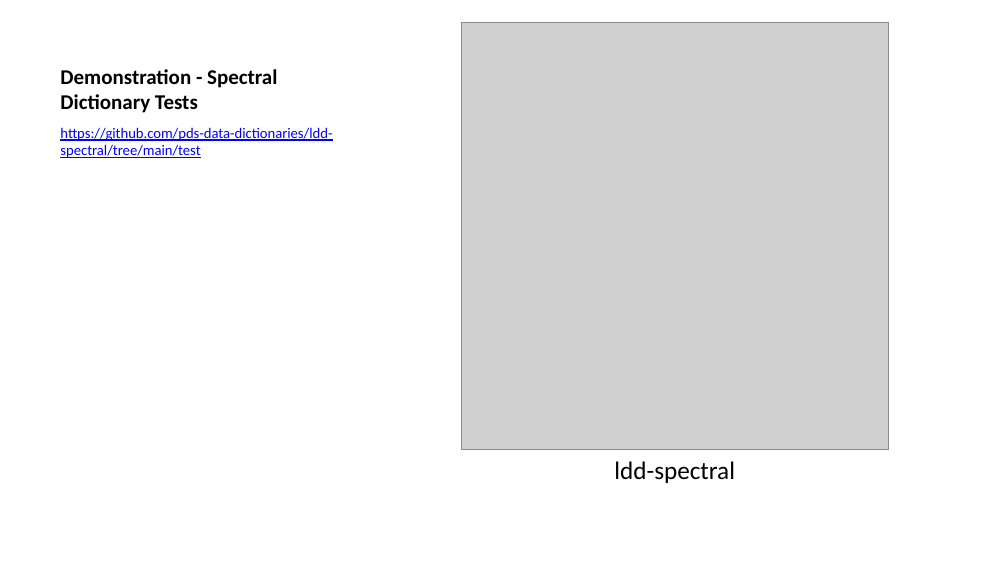
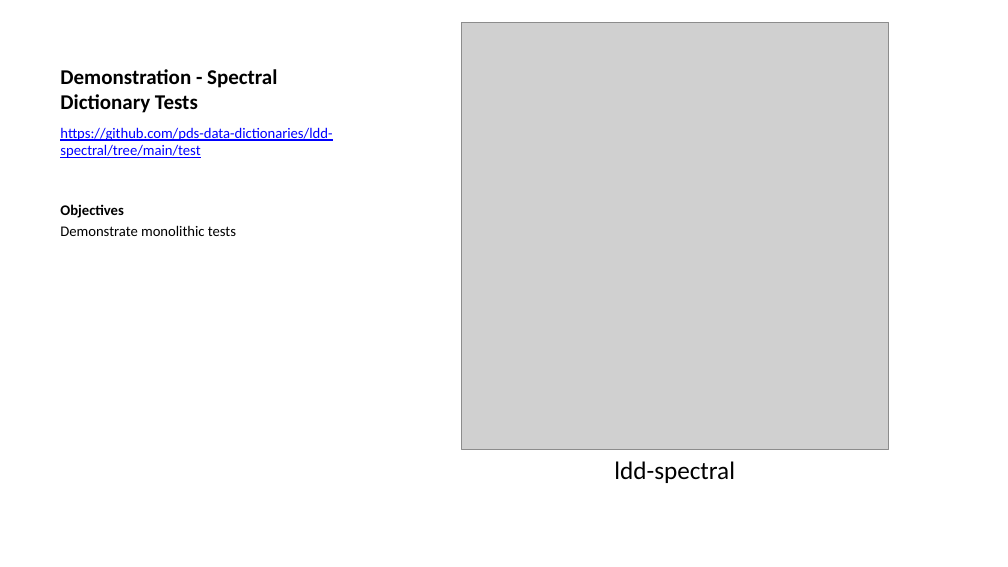
Before and after one commit to sbn-psi/dmsp, a slide deck: slide 20 of LDDTesting/stone-LDDTestingPrinciples.pptx (slide 19 before the commit). Drawn at 1008x567 pixels with LibreOffice and Linux fonts; fonts in the diff are those of the drawing; grey boxes stand for pictures. Boxes give left, top, right and bottom in pixels: in the first picture for what was removed or moved away, otherwise in the second. Text is boxed around its words. In the diff, an @@ line names an element or a change of style, - is before the commit and + after.

Commit message:
Added objectives for each ldd test suite demonstration

```diff
--- a/LDDTesting/stone-LDDTestingPrinciples.pptx
+++ b/LDDTesting/stone-LDDTestingPrinciples.pptx
@@ text at [60,204,236,236]: paragraphs added @@
+Objectives
+Demonstrate monolithic tests
```
Also in this commit, not shown: 1 other slide changed, 2 slides added, 1 other file.
